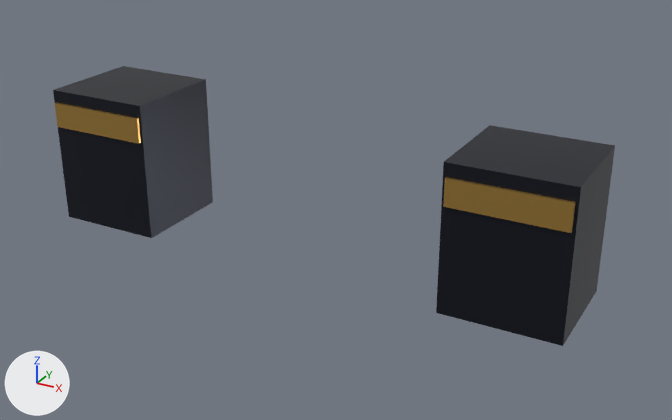
One commit to the glTF model src/client/dev_viewer/models/modular_heroes/dl_gloves_elite.glb: the scene before it, then after it.
Before and after are seen from a 50 mm lens placed at (0.752, -1.276, 0.602), pointed at (0.055, -0.008, -0.032). Every picture has the same lights, and +X, +Y and +Z are marked at lower left. The picture after the commit comes second. Where no turn or scale is listed for an object, it has been applied to the vertices. Vertices at exactly the same position are counted once.

Names of what the first picture shows: 'gauntlet_-1', 'gauntlet_1', 'gauntlet_trim_-1', 'gauntlet_trim_1'.
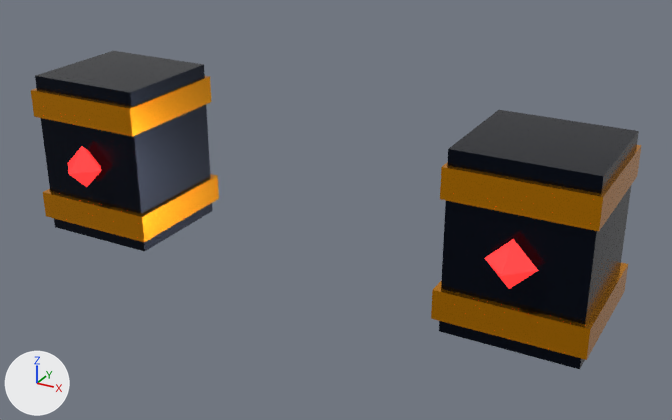
Changed parts and their boxes (x1, y1, x2, y2) in the pictures (672 x 420 px):
'gauntlet_1', surface changed, moved, rescaled (12% wider, 17% taller): before (436, 125, 615, 346); after (439, 110, 639, 369)
'gauntlet_-1', surface changed, moved, rescaled (11% wider, 16% taller): before (53, 66, 213, 238); after (35, 51, 212, 251)
'gauntlet_trim_1', recoloured, surface changed, moved, rescaled: before (443, 177, 576, 233); after (440, 145, 642, 231)
'gauntlet_cuff_1', added (orange): after (431, 263, 628, 360)
'gauntlet_trim_-1', recoloured, surface changed, moved, rescaled: before (55, 102, 141, 144); after (31, 76, 211, 137)
'gauntlet_cuff_-1', added (orange): after (43, 174, 219, 242)
'gauntlet_gem_1', added (red): after (485, 239, 538, 289)
'gauntlet_gem_-1', added (red): after (68, 146, 101, 187)

Diff of the bpy script that builds the scene:
```diff
--- a/src/client/dev_viewer/models/modular_heroes/dl_gloves_elite.glb.py
+++ b/src/client/dev_viewer/models/modular_heroes/dl_gloves_elite.glb.py
@@ mat_material_0 @@
 mat_material_0.metallic = 0.72
-mat_material_0.roughness = 0.38
+mat_material_0.roughness = 0.24
@@ mat_material_1 @@
 mat_material_1 = principled_material('Material_1')
-mat_material_1.base_color = (0.565, 0.337, 0.0844)  # orange #c69d52
-mat_material_1.metallic = 0.8
-mat_material_1.roughness = 0.28
+mat_material_1.base_color = (0.913, 0.342, 0.00335)  # orange #f59e0b
+mat_material_1.metallic = 0.92
+mat_material_1.roughness = 0.18
@@ me_mesh_0 @@
-me_mesh_0.from_pydata(...)  # 8 vertices, 12 faces; spans x -0.1..0.1, y -0.095..0.095, z -0.125..0.125
+me_mesh_0.from_pydata(...)  # 8 vertices, 12 faces; spans x -0.11..0.11, y -0.105..0.105, z -0.15..0.15
+# me_mesh_0 part 1: the whole mesh is scaled about its middle by (1.1, 1.11, 1.2)
 me_mesh_0.materials.append(mat_material_0)
@@ me_mesh_1 @@
-me_mesh_1.from_pydata(...)  # 8 vertices, 12 faces; spans x -0.095..0.095, y -0.1..0.1, z -0.023..0.023
+me_mesh_1.from_pydata(...)  # 8 vertices, 12 faces; spans x -0.115..0.115, y -0.115..0.115, z -0.025..0.025
+# me_mesh_1 part 2: the whole mesh is scaled about its middle by (1.21, 1.15, 1.11)
 me_mesh_1.materials.append(mat_material_1)
@@ me_mesh_2 @@
-me_mesh_2.from_pydata(...)  # 8 vertices, 12 faces; spans x -0.1..0.1, y -0.095..0.095, z -0.125..0.125
+me_mesh_2.from_pydata(...)  # 8 vertices, 12 faces; spans x -0.11..0.11, y -0.105..0.105, z -0.15..0.15
+# me_mesh_2 part 3: the whole mesh is scaled about its middle by (1.1, 1.11, 1.2)
 me_mesh_2.materials.append(mat_material_0)
@@ me_mesh_3 @@
-me_mesh_3.from_pydata(...)  # 8 vertices, 12 faces; spans x -0.095..0.095, y -0.1..0.1, z -0.023..0.023
+me_mesh_3.from_pydata(...)  # 8 vertices, 12 faces; spans x -0.115..0.115, y -0.115..0.115, z -0.025..0.025
+# me_mesh_3 part 4: the whole mesh is scaled about its middle by (1.21, 1.15, 1.11)
 me_mesh_3.materials.append(mat_material_1)
@@ me_mesh_7 @@
+me_mesh_7.from_pydata([(0.0, 0.0, 0.04), (0.0, -0.04, 0.0), (0.04, 0.0, 0.0), (0.0, 0.0, -0.04), (0.0, 0.04, 0.0), (-0.04, 0.0, 0.0)], [], [(0, 1, 2), (1, 3, 2), (3, 4, 2), (4, 0, 2), (0, 4, 5), (4, 3, 5), (3, 1, 5), (1, 0, 5)])
+me_mesh_7.materials.append(mat_material_2)  # red #dc2626, glowing red #dc2626
@@ ob_gauntlet__1 @@
 ob_gauntlet__1 = bpy.data.objects.new('gauntlet_-1', me_mesh_0)
-ob_gauntlet__1.location = (-0.38, 0.0, 0.0)
+ob_gauntlet__1.location = (-0.4, 0.0, 0.0)
@@ ob_gauntlet_trim__1 @@
 ob_gauntlet_trim__1 = bpy.data.objects.new('gauntlet_trim_-1', me_mesh_1)
-ob_gauntlet_trim__1.location = (-0.38, 0.0, 0.08)
+ob_gauntlet_trim__1.location = (-0.4, 0.0, 0.1)
@@ ob_gauntlet_1 @@
 ob_gauntlet_1 = bpy.data.objects.new('gauntlet_1', me_mesh_2)
-ob_gauntlet_1.location = (0.38, 0.0, 0.0)
+ob_gauntlet_1.location = (0.4, 0.0, 0.0)
@@ ob_gauntlet_trim_1 @@
 ob_gauntlet_trim_1 = bpy.data.objects.new('gauntlet_trim_1', me_mesh_3)
-ob_gauntlet_trim_1.location = (0.38, 0.0, 0.08)
+ob_gauntlet_trim_1.location = (0.4, 0.0, 0.1)
@@ ob_gauntlet_gem_1 @@
+ob_gauntlet_gem_1 = bpy.data.objects.new('gauntlet_gem_1', me_mesh_7)
+ob_gauntlet_gem_1.location = (0.4, -0.12, 0.0)
@@ ob_gauntlet_cuff_1 @@
+ob_gauntlet_cuff_1 = bpy.data.objects.new('gauntlet_cuff_1', me_mesh_5)  # a box spanning x -0.12..0.12, y -0.115..0.115, z -0.025..0.025; in mat_material_1 (orange #f59e0b)
+ob_gauntlet_cuff_1.location = (0.4, 0.0, -0.1)
@@ ob_gauntlet_gem__1 @@
+ob_gauntlet_gem__1 = bpy.data.objects.new('gauntlet_gem_-1', me_mesh_7.copy())
+ob_gauntlet_gem__1.location = (-0.4, -0.12, 0.0)
@@ ob_gauntlet_cuff__1 @@
+ob_gauntlet_cuff__1 = bpy.data.objects.new('gauntlet_cuff_-1', me_mesh_5.copy())
+ob_gauntlet_cuff__1.location = (-0.4, 0.0, -0.1)
```
